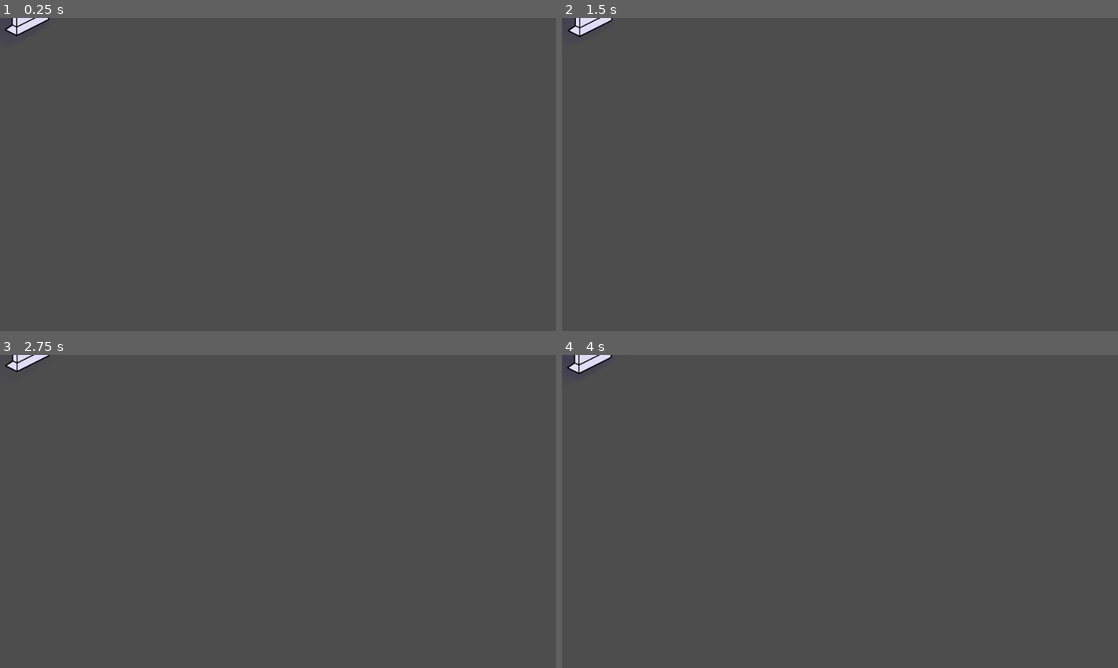
Above: before the commit, frames 1-4 (two rows, left to right).
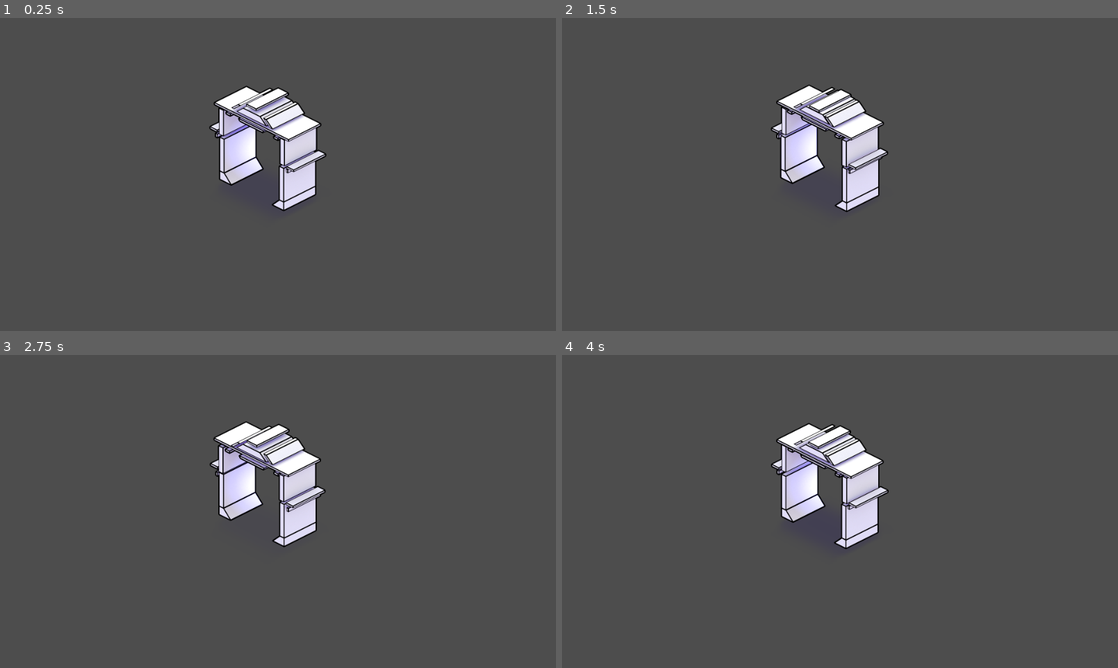
Above: after the commit, the same moments.

Repository: DomestiqueBaston/ERRORE_404_SPRINT_NON_TROVATO
Game: Godot game, scene res://SCENE_AND_SCRIPT/Door.tscn
Two runs of this game, one before a commit and one after it. Both use one fixed random seed, a clock stepped at 60 frames per second and the inputs below. The project has no main scene, so this scene is started directly.
Inputs:
- Up to frame 1 (0.25 s): no input
- Up to frame 2 (1.5 s): hold Right (ui_right) 0.53-1.28 s; hold Down (ui_down) from 1.28 s (still down)
- Up to frame 3 (2.75 s): release Down (ui_down) at 2.03 s; hold Right (ui_right) from 2.03 s (still down)
- Up to frame 4 (4 s): release Right (ui_right) at 2.78 s; hold Up (ui_up) 2.78-3.53 s; hold Left (ui_left) from 3.53 s (still down)

The runs differ from the first frame. In frame 1, 4.9% of the frame differs, in the area x 0-59%, y 0-62%; in frame 2, 4.9%; in frame 3, 4.9%; in frame 4, 5.0%.

Commit message:
Ready to go back to painting! 😅

Diff:
--- /dev/null
+++ b/SCENE_AND_SCRIPT/Door.gd
@@ -0,0 +1,6 @@
+extends Node2D
+
+
+func _ready():
+	$Animation_Door.play("Alive")
+	$Door_Hum.play()
--- a/SCENE_AND_SCRIPT/Door.tscn
+++ b/SCENE_AND_SCRIPT/Door.tscn
@@ -1,5 +1,6 @@
-[gd_scene load_steps=15 format=3 uid="uid://jeuanuva1v8o"]
-
+[gd_scene load_steps=22 format=3 uid="uid://jeuanuva1v8o"]
+
+[ext_resource type="Script" uid="uid://b3ee2ad2rdstv" path="res://SCENE_AND_SCRIPT/Door.gd" id="1_ecpiw"]
 [ext_resource type="Shader" uid="uid://c3gkqv33yx8x5" path="res://SHADER/Outline_Glitch_And_Alpha.gdshader" id="1_gjufk"]
 [ext_resource type="Texture2D" uid="uid://bgq4edmw16b8" path="res://IMAGE/ENVIRONMENT/DOOR/Door_Shadow.png" id="1_w6txa"]
 [ext_resource type="Texture2D" uid="uid://c7ee22rkppja8" path="res://IMAGE/ENVIRONMENT/DOOR/Door_Back_Sprite_Sheet.png" id="2_w6txa"]
@@ -16,6 +17,18 @@
 shader_parameter/shake_color_rate = 0.00059999998482
 shader_parameter/outline_thickness = 1.0
 shader_parameter/outline_color = Color(0, 0, 0, 1)
+
+[sub_resource type="Gradient" id="Gradient_ecpiw"]
+offsets = PackedFloat32Array(0, 0.16571428, 0.42857143, 0.6571429, 1)
+colors = PackedColorArray(1, 1, 1, 1, 0.72097147, 0.72097147, 0.72097147, 1, 0.4645669, 0.4645669, 0.4645669, 1, 0.19999999, 0.19999999, 0.19999999, 1, 0, 0, 0, 1)
+
+[sub_resource type="GradientTexture2D" id="GradientTexture2D_t7lr0"]
+gradient = SubResource("Gradient_ecpiw")
+width = 128
+height = 128
+fill = 1
+fill_from = Vector2(0.5, 0.5)
+fill_to = Vector2(1, 0.5)
 
 [sub_resource type="ShaderMaterial" id="ShaderMaterial_ecpiw"]
 shader = ExtResource("1_gjufk")
@@ -152,18 +165,21 @@
 "update": 1,
 "values": [false, true, false, true, false, true, false, true, false, true]
 }
-tracks/3/type = "value"
+tracks/3/type = "audio"
 tracks/3/imported = false
 tracks/3/enabled = true
-tracks/3/path = NodePath("Door_Appearing:playing")
+tracks/3/path = NodePath("Door_Appearing")
 tracks/3/interp = 1
 tracks/3/loop_wrap = true
 tracks/3/keys = {
-"times": PackedFloat32Array(0),
-"transitions": PackedFloat32Array(1),
-"update": 1,
-"values": [true]
-}
+"clips": [{
+"end_offset": 0.0,
+"start_offset": 0.0,
+"stream": ExtResource("6_ecpiw")
+}],
+"times": PackedFloat32Array(0)
+}
+tracks/3/use_blend = true
 
 [sub_resource type="Animation" id="Animation_pl358"]
 length = 0.001
@@ -203,18 +219,6 @@
 "update": 1,
 "values": [false]
 }
-tracks/3/type = "value"
-tracks/3/imported = false
-tracks/3/enabled = true
-tracks/3/path = NodePath("Door_Appearing:playing")
-tracks/3/interp = 1
-tracks/3/loop_wrap = true
-tracks/3/keys = {
-"times": PackedFloat32Array(0),
-"transitions": PackedFloat32Array(1),
-"update": 1,
-"values": [false]
-}
 
 [sub_resource type="AnimationLibrary" id="AnimationLibrary_jbtw0"]
 _data = {
@@ -222,7 +226,76 @@
 &"RESET": SubResource("Animation_pl358")
 }
 
+[sub_resource type="Animation" id="Animation_mhnl0"]
+resource_name = "Light_On"
+length = 0.16667001
+tracks/0/type = "value"
+tracks/0/imported = false
+tracks/0/enabled = true
+tracks/0/path = NodePath("Door_Light:enabled")
+tracks/0/interp = 1
+tracks/0/loop_wrap = true
+tracks/0/keys = {
+"times": PackedFloat32Array(0, 0.033333335, 0.06666667, 0.10000001, 0.13333334, 0.16666667),
+"transitions": PackedFloat32Array(1, 1, 1, 1, 1, 1),
+"update": 1,
+"values": [false, true, false, true, false, true]
+}
+
+[sub_resource type="Animation" id="Animation_3dh1m"]
+length = 0.001
+tracks/0/type = "value"
+tracks/0/imported = false
+tracks/0/enabled = true
+tracks/0/path = NodePath("Door_Light:enabled")
+tracks/0/interp = 1
+tracks/0/loop_wrap = true
+tracks/0/keys = {
+"times": PackedFloat32Array(0),
+"transitions": PackedFloat32Array(1),
+"update": 1,
+"values": [true]
+}
+tracks/1/type = "value"
+tracks/1/imported = false
+tracks/1/enabled = true
+tracks/1/path = NodePath("Door_Light:position")
+tracks/1/interp = 1
+tracks/1/loop_wrap = true
+tracks/1/keys = {
+"times": PackedFloat32Array(0),
+"transitions": PackedFloat32Array(1),
+"update": 0,
+"values": [Vector2(-14, -78)]
+}
+
+[sub_resource type="Animation" id="Animation_vs4ot"]
+resource_name = "Floating_Light"
+length = 2.66667
+loop_mode = 1
+tracks/0/type = "value"
+tracks/0/imported = false
+tracks/0/enabled = true
+tracks/0/path = NodePath("Door_Light:position")
+tracks/0/interp = 2
+tracks/0/loop_wrap = true
+tracks/0/keys = {
+"times": PackedFloat32Array(0, 0.6666667, 1.3333334, 2, 2.6666667),
+"transitions": PackedFloat32Array(1, 1, 1, 1, 1),
+"update": 0,
+"values": [Vector2(-12, -78), Vector2(-6, -85), Vector2(0, -78), Vector2(-6, -71), Vector2(-12, -78)]
+}
+
+[sub_resource type="AnimationLibrary" id="AnimationLibrary_wpkfy"]
+_data = {
+&"Floating_Light": SubResource("Animation_vs4ot"),
+&"Light_On": SubResource("Animation_mhnl0"),
+&"RESET": SubResource("Animation_3dh1m")
+}
+
 [node name="Door" type="Node2D"]
+position = Vector2(461, 302)
+script = ExtResource("1_ecpiw")
 
 [node name="Door_Shadow" type="Sprite2D" parent="."]
 visible = false
@@ -233,12 +306,20 @@
 
 [node name="Door_Back" type="Sprite2D" parent="."]
 visible = false
+light_mask = 3
 material = SubResource("ShaderMaterial_jbtw0")
 texture = ExtResource("2_w6txa")
 offset = Vector2(0, -71)
 hframes = 25
 vframes = 4
 metadata/_edit_lock_ = true
+
+[node name="Door_Light" type="PointLight2D" parent="."]
+position = Vector2(-14, -78)
+color = Color(0.29000002, 0.33733332, 1, 1)
+energy = 1.3
+range_item_cull_mask = 2
+texture = SubResource("GradientTexture2D_t7lr0")
 
 [node name="Door_Front" type="Sprite2D" parent="."]
 visible = false
@@ -262,13 +343,18 @@
 }
 autoplay = "Appearing"
 
+[node name="Animation_Light" type="AnimationPlayer" parent="."]
+libraries = {
+&"": SubResource("AnimationLibrary_wpkfy")
+}
+
 [node name="Door_Hum" type="AudioStreamPlayer" parent="."]
 stream = ExtResource("5_jbtw0")
 volume_db = 5.0
 autoplay = true
 bus = &"FX_WET"
+parameters/looping = true
 
 [node name="Door_Appearing" type="AudioStreamPlayer" parent="."]
-stream = ExtResource("6_ecpiw")
 volume_db = -5.0
 bus = &"FX_WET"
--- a/project.godot
+++ b/project.godot
@@ -19,6 +19,7 @@
 window/size/viewport_width=960
 window/size/viewport_height=540
 window/stretch/mode="viewport"
+window/stretch/scale_mode="integer"
 
 [file_customization]
 
Not shown, added: SCENE_AND_SCRIPT/Door.gd.uid
Not shown, changed: SOUND/FX/Door_Appearing.ogg
